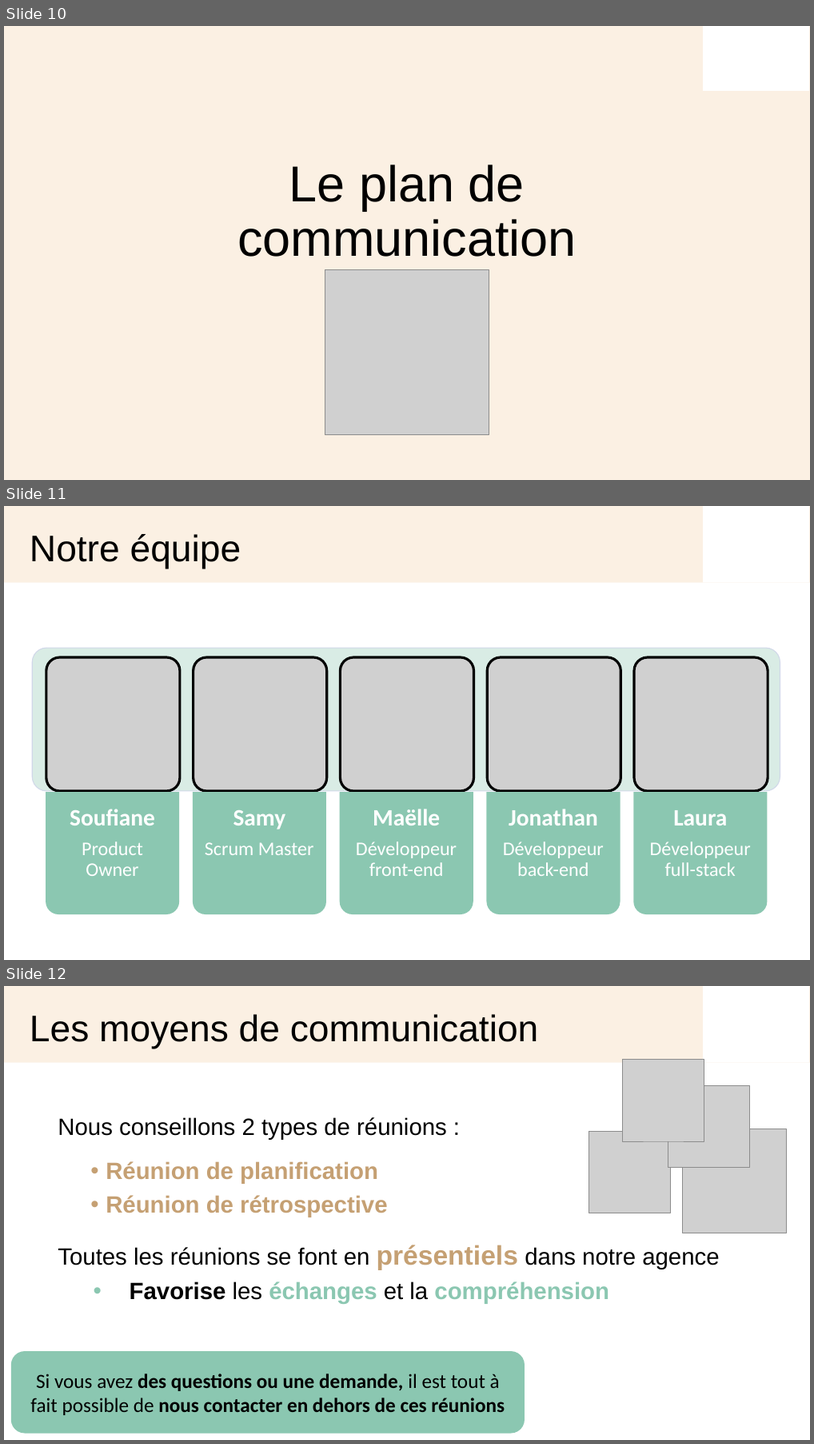
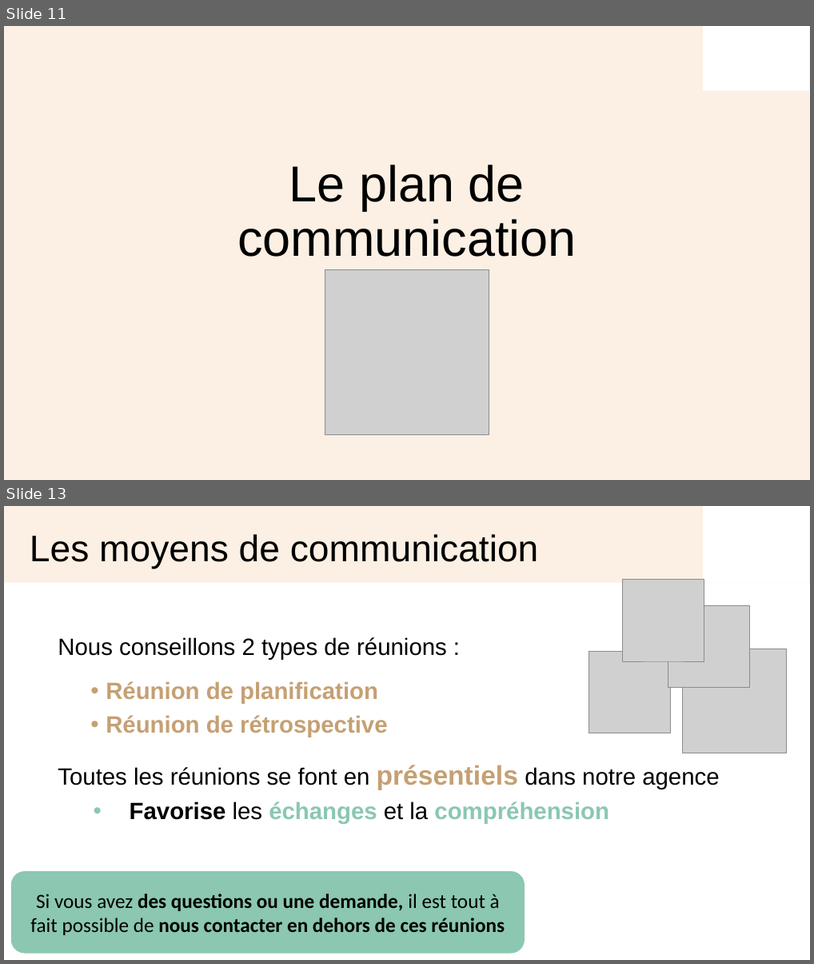
Before and after one commit to MaelleN95/Menu-Maker, a slide deck: PPT_solution-technique.pptx. Shown one above the other, each under a label of ours: slides 10, 11 and 12 before the commit, slides 11 and 13 after it; the slides between them are not shown. The pictures are 814x1444 and 814x964 pixels, drawn with LibreOffice and Linux fonts; fonts in the diff are those of the drawing; grey boxes stand for pictures; background and template pictures are left out. Boxes give left, top, right and bottom in pixels: in the first picture for what was removed or moved away, otherwise in the second. Text is boxed around its words. In the diff, an @@ line names an element or a change of style, - is before the commit and + after.

```diff
--- a/PPT_solution-technique.pptx
+++ b/PPT_solution-technique.pptx
@@ slide 11 removed at bbox=[4, 506, 810, 960], background #FFFFFF; not listed: 4 template elements that a slide beside it also shows @@
@@ title removed at bbox=[30, 534, 242, 569] @@
-Notre équipe
@@ group removed at bbox=[33, 648, 781, 914]: 5 pictures, 5 round same rects, 5 texts, 1 rounded rectangle @@
-Soufiane
-Product Owner
-Samy
-Scrum Master
-Maëlle
-Développeur front-end
-Jonathan
-Développeur back-end
-Laura
-Développeur full-stack
@@ what was slide 10 is now slide 11 @@
@@ what was slide 12 is now slide 13 @@
```
Also in this commit, not shown: 5 slides changed, 2 slides added, 2 other files.
